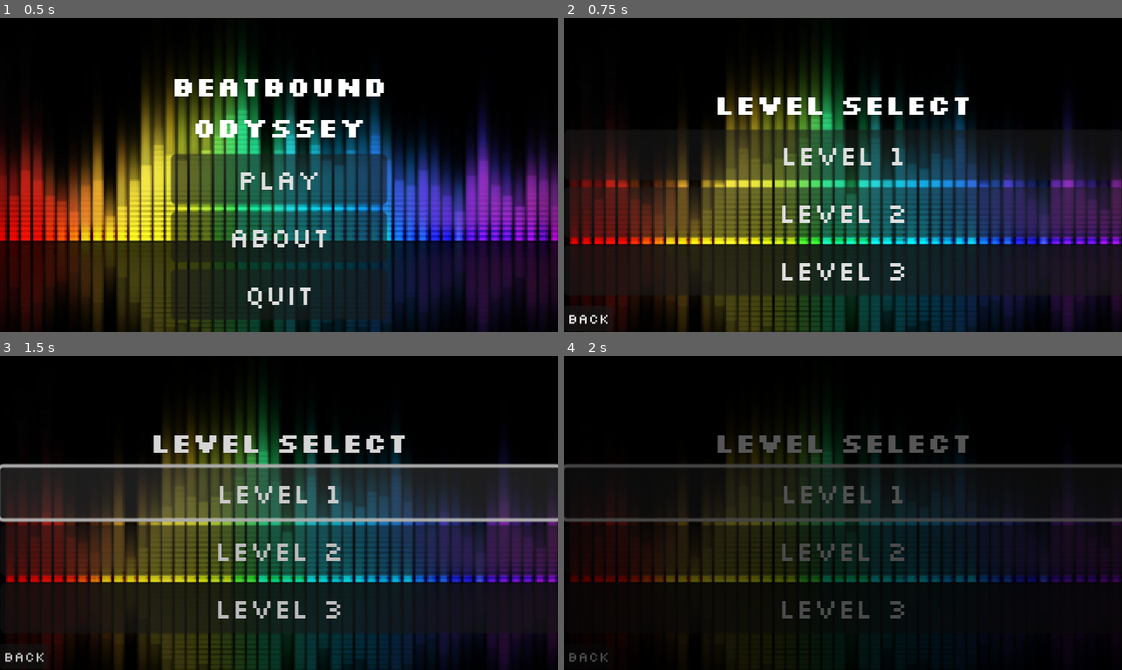
Above: before the commit, frames 1-4 (two rows, left to right).
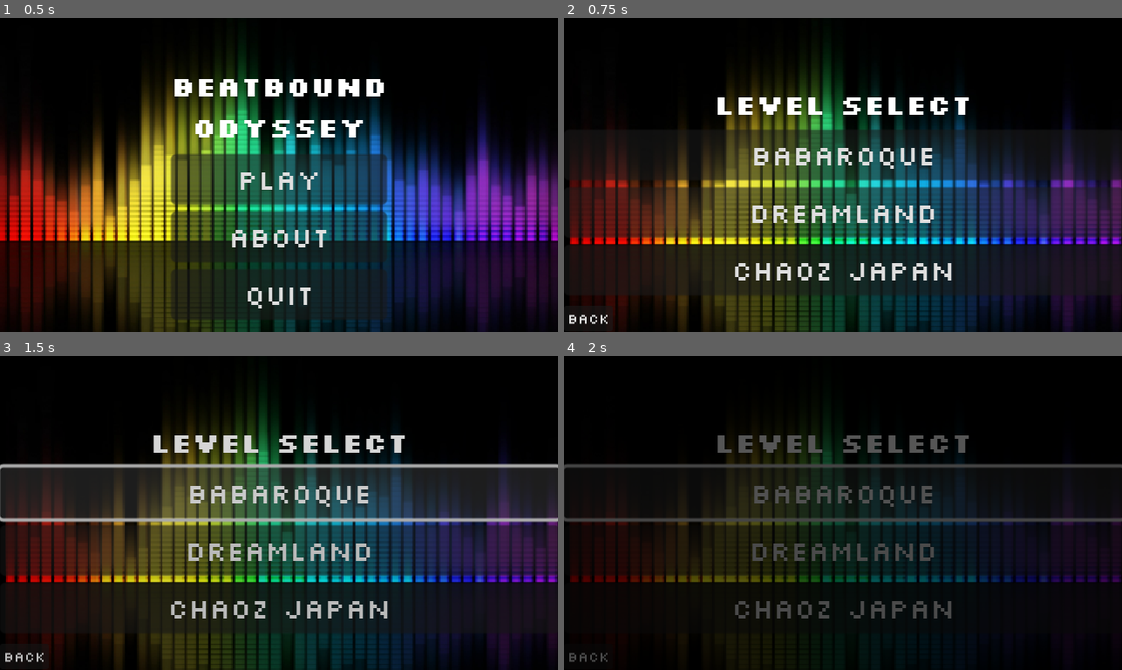
Above: after the commit, the same moments.

Repository: APersonXHe/AP-CompSci-Midyear-Project
Game: Godot game, scene res://scenes/main_menu/main_menu.tscn
Two runs of this game, one before a commit and one after it. Both use one fixed random seed, a clock stepped at 60 frames per second and the inputs below. The engine's default icon, where the game draws it, is replaced by a stand-in: a white triangle on a blue panel in a dark square. Sound files missing from this copy of the repository are replaced by a short silence.
Inputs:
- Up to frame 1 (0.5 s): no input
- Up to frame 2 (0.75 s): click "PLAY" at 0.5 s
- Up to frame 3 (1.5 s): click "LEVEL 1" (after the commit: "babaroque") at 1.25 s
- Up to frame 4 (2 s): no input

Frame 1 is identical in both runs. In frame 2, 3.0% of the frame differs, in the area x 30-70%, y 41-84%; in frame 3, 3.0%; in frame 4, 2.4%.

Commit message:
updated portal hitbox

Diff:
--- a/scenes/levels/level_3/level_3.tscn
+++ b/scenes/levels/level_3/level_3.tscn
@@ -128,7 +128,7 @@
 position = Vector2(596, 112)
 
 [node name="SPIKE5" parent="." instance=ExtResource("5_6we6i")]
-position = Vector2(1070, 162)
+position = Vector2(1020, 162)
 
 [node name="SPIKE6" parent="." instance=ExtResource("5_6we6i")]
 position = Vector2(850, 163)
@@ -137,23 +137,118 @@
 position = Vector2(1037, 162)
 
 [node name="SPIKE8" parent="." instance=ExtResource("5_6we6i")]
-position = Vector2(1054, 162)
+position = Vector2(1003, 162)
 
 [node name="SPIKE9" parent="." instance=ExtResource("5_6we6i")]
 position = Vector2(1171, 162)
 
 [node name="SPIKE13" parent="." instance=ExtResource("5_6we6i")]
-position = Vector2(1268, 100)
+position = Vector2(1267, 97)
+rotation = 3.14159
+
+[node name="SPIKE20" parent="." instance=ExtResource("5_6we6i")]
+position = Vector2(1578, 99)
+rotation = 3.14159
+
+[node name="SPIKE21" parent="." instance=ExtResource("5_6we6i")]
+position = Vector2(2101, 59)
+rotation = 3.14159
+
+[node name="SPIKE22" parent="." instance=ExtResource("5_6we6i")]
+position = Vector2(2117, 59)
+rotation = 3.14159
+
+[node name="SPIKE23" parent="." instance=ExtResource("5_6we6i")]
+position = Vector2(2133, 59)
+rotation = 3.14159
+
+[node name="SPIKE26" parent="." instance=ExtResource("5_6we6i")]
+position = Vector2(2318, 24)
+rotation = 3.14159
+
+[node name="SPIKE27" parent="." instance=ExtResource("5_6we6i")]
+position = Vector2(2334, 24)
+rotation = 3.14159
+
+[node name="SPIKE28" parent="." instance=ExtResource("5_6we6i")]
+position = Vector2(2350, 24)
+rotation = 3.14159
+
+[node name="SPIKE29" parent="." instance=ExtResource("5_6we6i")]
+position = Vector2(2453, 24)
+rotation = 3.14159
+
+[node name="SPIKE30" parent="." instance=ExtResource("5_6we6i")]
+position = Vector2(2469, 24)
+rotation = 3.14159
+
+[node name="SPIKE31" parent="." instance=ExtResource("5_6we6i")]
+position = Vector2(2485, 24)
+rotation = 3.14159
+
+[node name="SPIKE36" parent="." instance=ExtResource("5_6we6i")]
+position = Vector2(3006, 70)
+rotation = 3.14159
+scale = Vector2(0.5, 0.5)
+
+[node name="SPIKE37" parent="." instance=ExtResource("5_6we6i")]
+position = Vector2(3208, 71)
+rotation = 3.14159
+
+[node name="SPIKE24" parent="." instance=ExtResource("5_6we6i")]
+position = Vector2(2148, 59)
+rotation = 3.14159
+
+[node name="SPIKE25" parent="." instance=ExtResource("5_6we6i")]
+position = Vector2(2184, 25)
 rotation = 3.14159
 
 [node name="SPIKE10" parent="." instance=ExtResource("5_6we6i")]
 position = Vector2(1393, 147)
 
 [node name="SPIKE11" parent="." instance=ExtResource("5_6we6i")]
-position = Vector2(1432, 146)
+position = Vector2(1446, 147)
 
 [node name="SPIKE12" parent="." instance=ExtResource("5_6we6i")]
-position = Vector2(1469, 146)
+position = Vector2(1623, 146)
+
+[node name="SPIKE14" parent="." instance=ExtResource("5_6we6i")]
+position = Vector2(1890, 130)
+
+[node name="SPIKE15" parent="." instance=ExtResource("5_6we6i")]
+position = Vector2(1875, 130)
+
+[node name="SPIKE32" parent="." instance=ExtResource("5_6we6i")]
+position = Vector2(2639, 162)
+scale = Vector2(2, 2)
+
+[node name="SPIKE35" parent="." instance=ExtResource("5_6we6i")]
+position = Vector2(3065, 146)
+scale = Vector2(3, 3)
+
+[node name="SPIKE33" parent="." instance=ExtResource("5_6we6i")]
+position = Vector2(2619, 162)
+
+[node name="SPIKE34" parent="." instance=ExtResource("5_6we6i")]
+position = Vector2(2659, 162)
+
+[node name="SPIKE38" parent="." instance=ExtResource("5_6we6i")]
+position = Vector2(3181, 115)
+
+[node name="SPIKE39" parent="." instance=ExtResource("5_6we6i")]
+position = Vector2(3164, 115)
+
+[node name="SPIKE16" parent="." instance=ExtResource("5_6we6i")]
+position = Vector2(580, 128)
+
+[node name="SPIKE17" parent="." instance=ExtResource("5_6we6i")]
+position = Vector2(1781, 129)
+
+[node name="SPIKE18" parent="." instance=ExtResource("5_6we6i")]
+position = Vector2(1749, 130)
+
+[node name="SPIKE19" parent="." instance=ExtResource("5_6we6i")]
+position = Vector2(1765, 130)
 
 [node name="RetryPauseMenu" parent="." instance=ExtResource("6_m8qna")]
 visible = false
@@ -188,6 +283,38 @@
 [node name="FLOOR5" parent="." instance=ExtResource("9_yrfak")]
 position = Vector2(1188, 156)
 
+[node name="FLOOR7" parent="." instance=ExtResource("9_yrfak")]
+position = Vector2(1640, 140)
+scale = Vector2(0.7, 1)
+
+[node name="FLOOR8" parent="." instance=ExtResource("9_yrfak")]
+position = Vector2(1936, 38)
+scale = Vector2(0.5, 1)
+
+[node name="FLOOR9" parent="." instance=ExtResource("9_yrfak")]
+position = Vector2(2182, 3)
+scale = Vector2(0.7, 1)
+
+[node name="FLOOR11" parent="." instance=ExtResource("9_yrfak")]
+position = Vector2(2735, 68)
+scale = Vector2(0.6, 1)
+
+[node name="FLOOR14" parent="." instance=ExtResource("9_yrfak")]
+position = Vector2(3006, 53)
+scale = Vector2(0.6, 1)
+
+[node name="FLOOR13" parent="." instance=ExtResource("9_yrfak")]
+position = Vector2(3094, 125)
+scale = Vector2(0.7, 1)
+
+[node name="FLOOR10" parent="." instance=ExtResource("9_yrfak")]
+position = Vector2(2461, 172)
+scale = Vector2(0.7, 1)
+
+[node name="FLOOR12" parent="." instance=ExtResource("9_yrfak")]
+position = Vector2(2777, 172)
+scale = Vector2(0.7, 1)
+
 [node name="FLOOR6" parent="." instance=ExtResource("9_yrfak")]
 position = Vector2(1189, 77)
 
@@ -201,15 +328,33 @@
 [node name="SlowPortal2" parent="." instance=ExtResource("11_a1xhy")]
 position = Vector2(1098, 141)
 
+[node name="SlowPortal5" parent="." instance=ExtResource("11_a1xhy")]
+position = Vector2(1419, 128)
+
 [node name="SlowPortal3" parent="." instance=ExtResource("11_a1xhy")]
 position = Vector2(1136, 141)
 
+[node name="SlowPortal4" parent="." instance=ExtResource("11_a1xhy")]
+position = Vector2(2237, 42)
+
 [node name="SpeedPortal" parent="." instance=ExtResource("11_07xnb")]
 position = Vector2(250, 154)
 
 [node name="SpeedPortal2" parent="." instance=ExtResource("11_07xnb")]
 position = Vector2(884, 144)
 
+[node name="SpeedPortal4" parent="." instance=ExtResource("11_07xnb")]
+position = Vector2(1487, 128)
+
+[node name="SpeedPortal5" parent="." instance=ExtResource("11_07xnb")]
+position = Vector2(1518, 128)
+
+[node name="SpeedPortal6" parent="." instance=ExtResource("11_07xnb")]
+position = Vector2(1551, 128)
+
+[node name="SpeedPortal7" parent="." instance=ExtResource("11_07xnb")]
+position = Vector2(2711, 145)
+
 [node name="SpeedPortal3" parent="." instance=ExtResource("11_07xnb")]
 position = Vector2(920, 144)
 
@@ -219,8 +364,38 @@
 [node name="GravityUpPortal2" parent="." instance=ExtResource("13_7pqf4")]
 position = Vector2(1201, 131)
 
+[node name="GravityUpPortal3" parent="." instance=ExtResource("13_7pqf4")]
+position = Vector2(1924, 110)
+
+[node name="GravityUpPortal4" parent="." instance=ExtResource("13_7pqf4")]
+position = Vector2(2749, 144)
+
 [node name="GravityDownPortal" parent="." instance=ExtResource("14_0n4nm")]
 position = Vector2(729, 49)
 
 [node name="GravityDownPortal2" parent="." instance=ExtResource("14_0n4nm")]
 position = Vector2(1302, 116)
+
+[node name="GravityDownPortal3" parent="." instance=ExtResource("14_0n4nm")]
+position = Vector2(2469, 62)
+
+[node name="GravityDownPortal4" parent="." instance=ExtResource("14_0n4nm")]
+position = Vector2(2760, 113)
+
+[node name="GravityUpPortal5" parent="." instance=ExtResource("13_7pqf4")]
+position = Vector2(2775, 145)
+
+[node name="GravityDownPortal5" parent="." instance=ExtResource("14_0n4nm")]
+position = Vector2(2870, 113)
+
+[node name="GravityUpPortal6" parent="." instance=ExtResource("13_7pqf4")]
+position = Vector2(2885, 145)
+
+[node name="GravityDownPortal6" parent="." instance=ExtResource("14_0n4nm")]
+position = Vector2(2897, 113)
+
+[node name="GravityUpPortal7" parent="." instance=ExtResource("13_7pqf4")]
+position = Vector2(2972, 144)
+
+[node name="GravityDownPortal7" parent="." instance=ExtResource("14_0n4nm")]
+position = Vector2(3104, 95)
--- a/scenes/main_menu/level_select.tscn
+++ b/scenes/main_menu/level_select.tscn
@@ -29,17 +29,17 @@
 [node name="Level1" type="Button" parent="VBoxContainer"]
 layout_mode = 2
 theme_override_fonts/font = ExtResource("3_njgn2")
-text = "LEVEL 1"
+text = "babaroque"
 
 [node name="Level2" type="Button" parent="VBoxContainer"]
 layout_mode = 2
 theme_override_fonts/font = ExtResource("3_njgn2")
-text = "LEVEL 2"
+text = "dreamland"
 
 [node name="Level3" type="Button" parent="VBoxContainer"]
 layout_mode = 2
 theme_override_fonts/font = ExtResource("3_njgn2")
-text = "LEVEL 3"
+text = "Chaoz Japan"
 
 [node name="Back" type="Button" parent="."]
 offset_top = 165.0
--- a/scenes/world/gravity_down_portal.tscn
+++ b/scenes/world/gravity_down_portal.tscn
@@ -4,11 +4,13 @@
 [ext_resource type="Texture2D" uid="uid://pxwfptxpssri" path="res://assets/sprites/world/gravity_down_portal.png" id="2_muwc0"]
 
 [sub_resource type="RectangleShape2D" id="RectangleShape2D_e73i7"]
+size = Vector2(33, 47)
 
 [node name="GravityDownPortal" type="Area2D"]
 script = ExtResource("1_4ggef")
 
 [node name="CollisionShape2D" type="CollisionShape2D" parent="."]
+position = Vector2(0.5, 0.5)
 shape = SubResource("RectangleShape2D_e73i7")
 
 [node name="Sprite2D" type="Sprite2D" parent="."]
--- a/scenes/world/gravity_up_portal.tscn
+++ b/scenes/world/gravity_up_portal.tscn
@@ -4,11 +4,13 @@
 [ext_resource type="Texture2D" uid="uid://dsmsajspqvpsl" path="res://assets/sprites/world/gravity_up_portal.png" id="2_iyjs3"]
 
 [sub_resource type="RectangleShape2D" id="RectangleShape2D_e73i7"]
+size = Vector2(35, 49)
 
 [node name="GravityUpPortal" type="Area2D"]
 script = ExtResource("1_xxtlw")
 
 [node name="CollisionShape2D" type="CollisionShape2D" parent="."]
+position = Vector2(0.5, 0.5)
 shape = SubResource("RectangleShape2D_e73i7")
 
 [node name="Sprite2D" type="Sprite2D" parent="."]
--- a/scenes/world/slow_portal.tscn
+++ b/scenes/world/slow_portal.tscn
@@ -4,11 +4,13 @@
 [ext_resource type="Texture2D" uid="uid://huuxngvabobg" path="res://assets/sprites/world/slow_portal.png" id="2_agcyi"]
 
 [sub_resource type="RectangleShape2D" id="RectangleShape2D_e73i7"]
+size = Vector2(36, 50)
 
 [node name="SlowPortal" type="Area2D"]
 script = ExtResource("1_qauov")
 
 [node name="CollisionShape2D" type="CollisionShape2D" parent="."]
+position = Vector2(1, 0)
 shape = SubResource("RectangleShape2D_e73i7")
 
 [node name="Sprite2D" type="Sprite2D" parent="."]
--- a/scenes/world/speed_portal.tscn
+++ b/scenes/world/speed_portal.tscn
@@ -4,6 +4,7 @@
 [ext_resource type="Texture2D" uid="uid://bq6fbioo140rm" path="res://assets/sprites/world/speed_portal.png" id="2_8vno6"]
 
 [sub_resource type="RectangleShape2D" id="RectangleShape2D_e73i7"]
+size = Vector2(36, 48)
 
 [node name="SpeedPortal" type="Area2D"]
 script = ExtResource("1_vhr7k")
--- a/scripts/world/slow_portal.gd
+++ b/scripts/world/slow_portal.gd
@@ -5,8 +5,6 @@
 
 func _on_body_entered(body):
 	print("Body collision detected by speed portal")
-	print(body.speed)
 	if body.is_in_group("player"):
 		body.add_speed(speed_increase)
 		print("Speed increased!")
-		print(body.speed)
--- a/scripts/world/speed_portal.gd
+++ b/scripts/world/speed_portal.gd
@@ -5,8 +5,6 @@
 
 func _on_body_entered(body):
 	print("Body collision detected by speed portal")
-	print(body.speed)
 	if body.is_in_group("player"):
 		body.add_speed(speed_increase)
 		print("Speed increased!")
-		print(body.speed)
